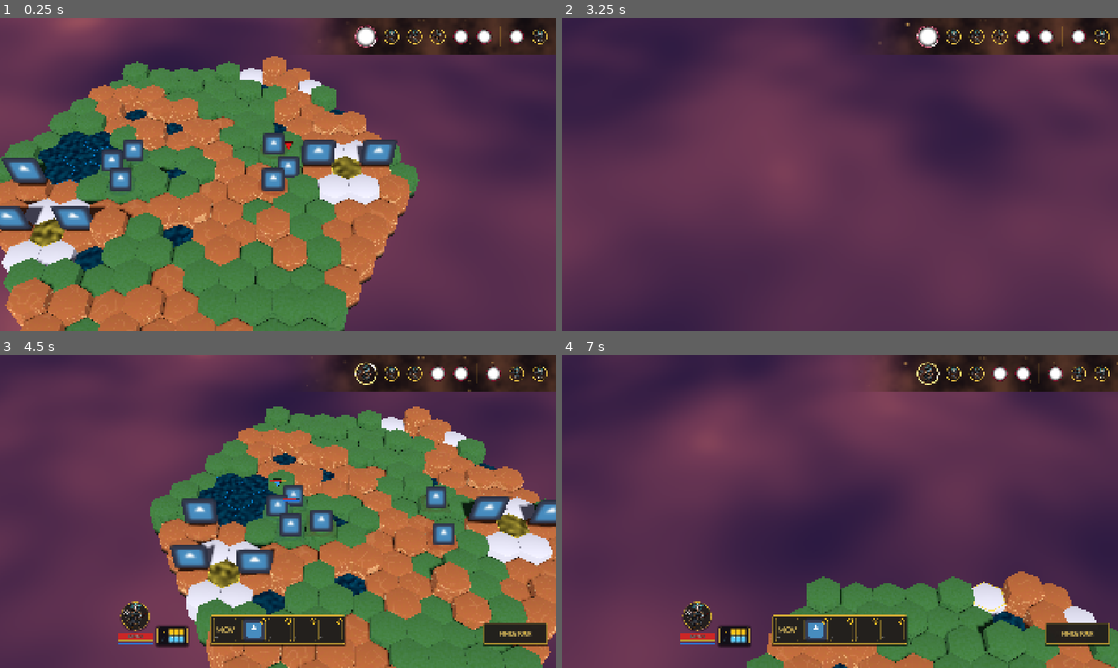
Above: before the commit, frames 1-4 (two rows, left to right).
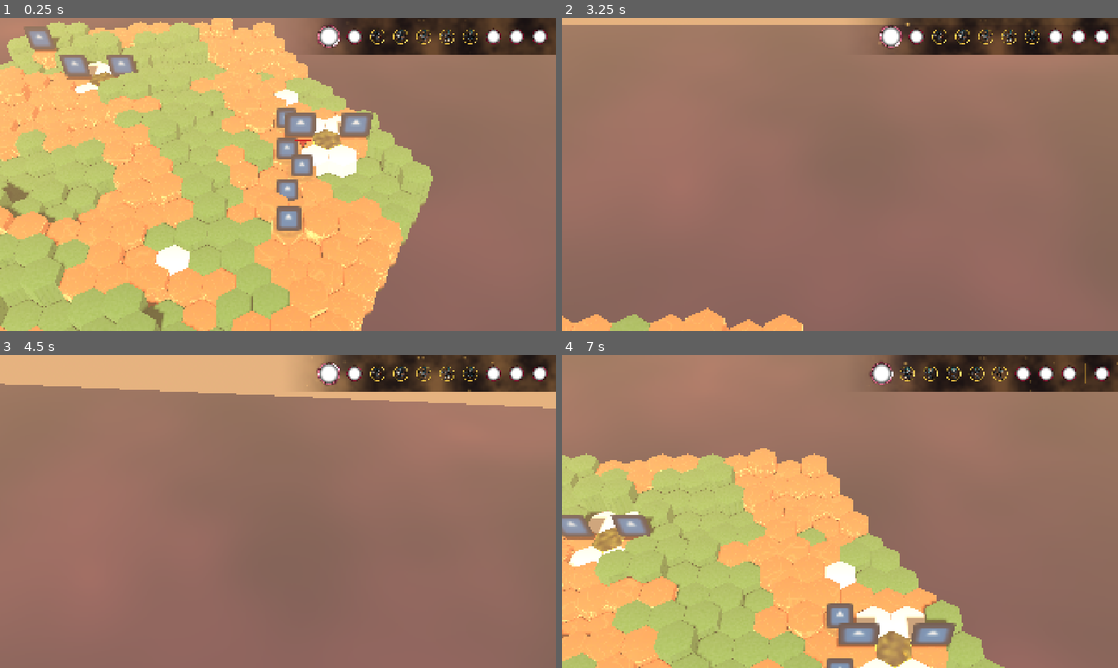
Above: after the commit, the same moments.

Repository: Kobraxos/Mythologia
Game: Godot game, scene res://levels/test_room/test_level.tscn
Same seed, same stepped clock (60 frames per second), same inputs: the game is played once before the commit and once after it. The project has no main scene, so this scene is started directly. The engine's default icon, where the game draws it, is replaced by a stand-in: a white triangle on a blue panel in a dark square.
Inputs (mouse positions are in pixels of both pictures, inside the frame that each line leads up to):
- Up to frame 1 (0.25 s): no input
- Up to frame 2 (3.25 s): move the mouse to (962, 158) at 0.52 s; hold Up (ui_up) 0.53-1.28 s; tap one key every 0.75 s from 0.6 s: S (camera_backward) W (camera_forward) A (camera_left) D (camera_right); move the mouse to (728, 190) at 1.27 s; move the mouse to (895, 105) at 2.02 s; hold Up (ui_up) from 2.03 s (still down); move the mouse to (812, 237) at 2.77 s
- Up to frame 3 (4.5 s): move the mouse to (444, 558) at 3.52 s; release Up (ui_up) at 3.53 s; tap Q (camera_rotate_left) at 3.6 s; move the mouse to (111, 464) at 4.27 s; tap E (camera_rotate_right) at 4.35 s
- Up to frame 4 (7 s): move the mouse to (867, 511) at 5.02 s; tap Mouse wheel up (camera_zoom_in) at 5.1 s; move the mouse to (756, 433) at 5.77 s; hold Up (ui_up) from 5.78 s (still down); tap Mouse wheel down (camera_zoom_out) at 5.85 s; move the mouse to (962, 495) at 6.52 s; press the mouse at (962, 495) at 6.53 s

The runs differ from the first frame. In frame 1, 96% of the frame differs, in the area x 0-100%, y 0-100%; in frame 2, 97%; in frame 3, 97%; in frame 4, 96%.

Commit message:
feat: add procedural liquid and pillar shaders with a new Olympian environment test level

Diff:
--- a/assets/3d/shd_hex_liquid.gdshader
+++ b/assets/3d/shd_hex_liquid.gdshader
@@ -9,7 +9,7 @@
 uniform float wave_scale = 2.0;
 
 uniform float fade_start_y = 0.0;
-uniform float fade_end_y = -0.5;
+uniform float fade_end_y = -15.0;
 
 varying vec3 world_pos;
 varying vec3 world_normal;
--- a/assets/3d/shd_hex_pillar.gdshader
+++ b/assets/3d/shd_hex_pillar.gdshader
@@ -10,7 +10,7 @@
 uniform float crack_thickness : hint_range(0.0, 1.0) = 0.015; // VERY thin hairline fractures
 
 uniform float fade_start_y = 0.0;
-uniform float fade_end_y = -0.5;
+uniform float fade_end_y = -15.0;
 
 uniform float roughness_base : hint_range(0.0, 1.0) = 0.1;
 uniform float metallic_base : hint_range(0.0, 1.0) = 0.1;
--- /dev/null
+++ b/levels/test_room/olympian_environment.tres
@@ -0,0 +1,25 @@
+[gd_resource type="Environment" format=3 uid="uid://olympianenv"]
+
+[sub_resource type="ProceduralSkyMaterial" id="ProceduralSkyMaterial_oly"]
+sky_top_color = Color(0.85, 0.65, 0.45, 1)
+sky_horizon_color = Color(0.95, 0.8, 0.6, 1)
+ground_bottom_color = Color(0.2, 0.15, 0.25, 1)
+ground_horizon_color = Color(0.95, 0.8, 0.6, 1)
+
+[sub_resource type="Sky" id="Sky_oly"]
+sky_material = SubResource("ProceduralSkyMaterial_oly")
+
+[resource]
+background_mode = 2
+sky = SubResource("Sky_oly")
+ambient_light_source = 3
+ambient_light_color = Color(0.85, 0.75, 0.65, 1)
+ambient_light_sky_contribution = 0.5
+fog_enabled = true
+fog_light_color = Color(0.9, 0.7, 0.5, 1)
+fog_density = 0.01
+volumetric_fog_enabled = true
+volumetric_fog_density = 0.02
+volumetric_fog_albedo = Color(0.95, 0.85, 0.7, 1)
+volumetric_fog_emission = Color(0.2, 0.1, 0.05, 1)
+volumetric_fog_length = 64.0
--- a/levels/test_room/test_level.tscn
+++ b/levels/test_room/test_level.tscn
@@ -1,7 +1,7 @@
 [gd_scene format=3 uid="uid://cl846wy55qmn4"]
 
 [ext_resource type="Script" uid="uid://c1net0xfwu22l" path="res://systems/grid/grid_generator/grid_generator.gd" id="1_hw46n"]
-[ext_resource type="Environment" uid="uid://d3voidenwbbba" path="res://levels/test_room/void_environment.tres" id="1_void"]
+[ext_resource type="Environment" uid="uid://olympianenv" path="res://levels/test_room/olympian_environment.tres" id="1_void"]
 [ext_resource type="PackedScene" uid="uid://dj48qksmd0q8x" path="res://systems/camera/tactical_camera.tscn" id="2_camera"]
 [ext_resource type="Resource" uid="uid://75xqi4b6msv0" path="res://data/terrain/tile_dirt.tres" id="2_kt0r7"]
 [ext_resource type="Resource" path="res://data/terrain/tile_grass.tres" id="3_grass"]
@@ -36,28 +36,28 @@
 [ext_resource type="Resource" uid="uid://feat_lake_123" path="res://data/terrain/features/feat_olympian_lake.tres" id="feat_lake"]
 
 [sub_resource type="FastNoiseLite" id="FastNoiseLite_kt0r7"]
-frequency = 0.05
+frequency = 0.02
 
 [sub_resource type="FastNoiseLite" id="FastNoiseLite_moisture"]
-frequency = 0.02
+frequency = 0.015
 
 [sub_resource type="FastNoiseLite" id="FastNoiseLite_obstacle"]
-frequency = 0.05
+frequency = 0.03
 
 [sub_resource type="FastNoiseLite" id="FastNoiseLite_road"]
-frequency = 0.08
+frequency = 0.04
 
 [sub_resource type="FastNoiseLite" id="FastNoiseLite_special"]
-frequency = 0.1
+frequency = 0.05
 
 [sub_resource type="PlaneMesh" id="PlaneMesh_sea"]
 size = Vector2(100, 100)
 
 [node name="GridGenerator" type="Node3D" unique_id=1068552106]
 script = ExtResource("1_hw46n")
-map_radius = 8
+map_radius = 12
 elevation_noise = SubResource("FastNoiseLite_kt0r7")
-max_elevation = 5
+max_elevation = 8
 active_biome = ExtResource("10_biome")
 moisture_noise = SubResource("FastNoiseLite_moisture")
 obstacle_noise = SubResource("FastNoiseLite_obstacle")
@@ -68,7 +68,10 @@
 
 [node name="DirectionalLight3D" type="DirectionalLight3D" parent="." unique_id=131529003]
 transform = Transform3D(1, 0, 0, 0, 0.707107, 0.707107, 0, -0.707107, 0.707107, 0, 10, 0)
+light_color = Color(1, 0.9, 0.8, 1)
+light_energy = 1.2
 shadow_enabled = true
+shadow_blur = 1.5
 
 [node name="TacticalCamera" parent="." unique_id=977092963 instance=ExtResource("2_camera")]
 
@@ -125,34 +128,56 @@
 [node name="SpawnPoints" type="Node3D" parent="." unique_id=313551619]
 
 [node name="PlayerSpawn1" type="Marker3D" parent="SpawnPoints" unique_id=346153055 groups=["spawn_points"]]
-transform = Transform3D(1, 0, 0, 0, 1, 0, 0, 0, 1, -5, 0, 0)
+transform = Transform3D(1, 0, 0, 0, 1, 0, 0, 0, 1, -12, 0, 0)
 script = ExtResource("17_spawn")
 stats = ExtResource("9_4py08")
 
 [node name="PlayerSpawn2" type="Marker3D" parent="SpawnPoints" unique_id=51821423 groups=["spawn_points"]]
-transform = Transform3D(1, 0, 0, 0, 1, 0, 0, 0, 1, -5, 0, 1.5)
+transform = Transform3D(1, 0, 0, 0, 1, 0, 0, 0, 1, -12, 0, 2)
 script = ExtResource("17_spawn")
 stats = ExtResource("9_4py08")
 
 [node name="PlayerSpawn3" type="Marker3D" parent="SpawnPoints" unique_id=741445212 groups=["spawn_points"]]
-transform = Transform3D(1, 0, 0, 0, 1, 0, 0, 0, 1, -5, 0, -1.5)
+transform = Transform3D(1, 0, 0, 0, 1, 0, 0, 0, 1, -12, 0, -2)
+script = ExtResource("17_spawn")
+stats = ExtResource("9_4py08")
+
+[node name="PlayerSpawn4" type="Marker3D" parent="SpawnPoints" unique_id=101010101 groups=["spawn_points"]]
+transform = Transform3D(1, 0, 0, 0, 1, 0, 0, 0, 1, -12, 0, 4)
+script = ExtResource("17_spawn")
+stats = ExtResource("9_4py08")
+
+[node name="PlayerSpawn5" type="Marker3D" parent="SpawnPoints" unique_id=202020202 groups=["spawn_points"]]
+transform = Transform3D(1, 0, 0, 0, 1, 0, 0, 0, 1, -12, 0, -4)
 script = ExtResource("17_spawn")
 stats = ExtResource("9_4py08")
 
 [node name="EnemySpawn1" type="Marker3D" parent="SpawnPoints" unique_id=234985002 groups=["spawn_points"]]
-transform = Transform3D(1, 0, 0, 0, 1, 0, 0, 0, 1, 5, 0, 0)
+transform = Transform3D(1, 0, 0, 0, 1, 0, 0, 0, 1, 12, 0, 0)
 script = ExtResource("17_spawn")
 stats = ExtResource("18_archer")
 faction = 1
 
 [node name="EnemySpawn2" type="Marker3D" parent="SpawnPoints" unique_id=2068525436 groups=["spawn_points"]]
-transform = Transform3D(1, 0, 0, 0, 1, 0, 0, 0, 1, 5, 0, 1.5)
+transform = Transform3D(1, 0, 0, 0, 1, 0, 0, 0, 1, 12, 0, 2)
 script = ExtResource("17_spawn")
 stats = ExtResource("19_mage")
 faction = 1
 
 [node name="EnemySpawn3" type="Marker3D" parent="SpawnPoints" unique_id=144832497 groups=["spawn_points"]]
-transform = Transform3D(1, 0, 0, 0, 1, 0, 0, 0, 1, 5, 0, -1.5)
+transform = Transform3D(1, 0, 0, 0, 1, 0, 0, 0, 1, 12, 0, -2)
 script = ExtResource("17_spawn")
 stats = ExtResource("20_warrior")
 faction = 1
+
+[node name="EnemySpawn4" type="Marker3D" parent="SpawnPoints" unique_id=303030303 groups=["spawn_points"]]
+transform = Transform3D(1, 0, 0, 0, 1, 0, 0, 0, 1, 12, 0, 4)
+script = ExtResource("17_spawn")
+stats = ExtResource("18_archer")
+faction = 1
+
+[node name="EnemySpawn5" type="Marker3D" parent="SpawnPoints" unique_id=404040404 groups=["spawn_points"]]
+transform = Transform3D(1, 0, 0, 0, 1, 0, 0, 0, 1, 12, 0, -4)
+script = ExtResource("17_spawn")
+stats = ExtResource("20_warrior")
+faction = 1
